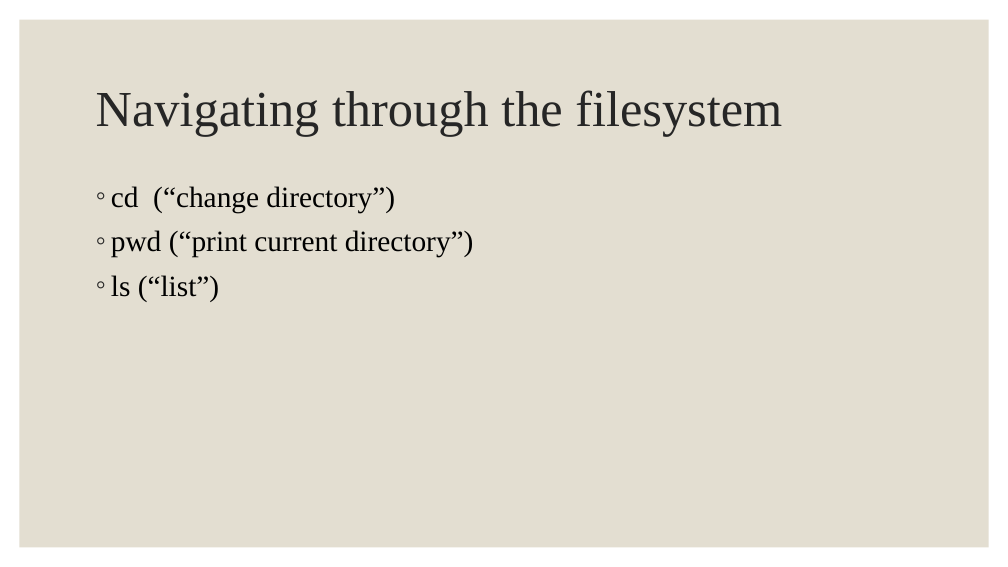
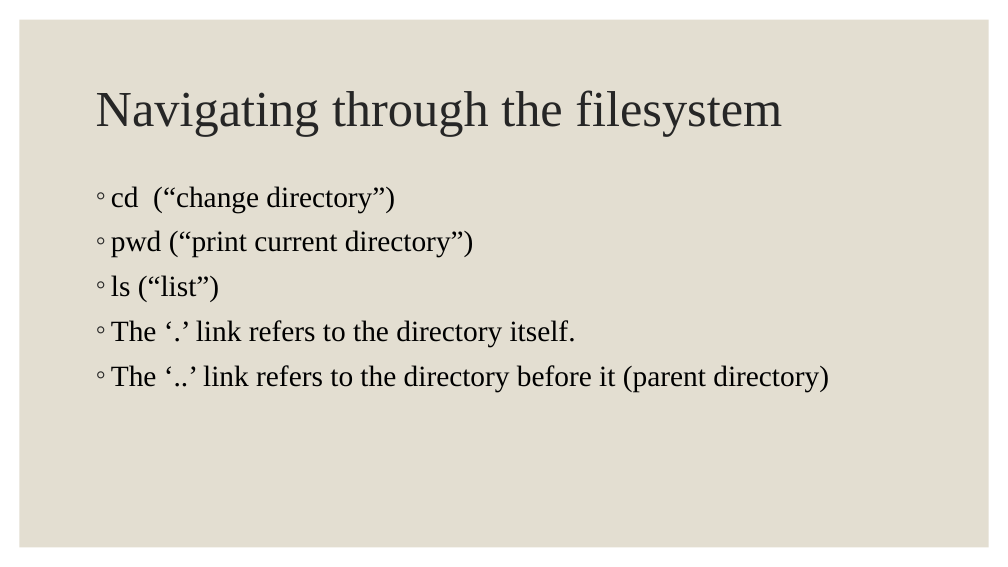
Before and after one commit to IEEE-MSB-CS/linux-workshop, a slide deck: slide 16 of Session-1/Session-1.pptx. Drawn at 1008x567 pixels with LibreOffice and Linux fonts; fonts in the diff are those of the drawing. Boxes give left, top, right and bottom in pixels: in the first picture for what was removed or moved away, otherwise in the second. Text is boxed around its words. In the diff, an @@ line names an element or a change of style, - is before the commit and + after.

```diff
--- a/Session-1/Session-1.pptx
+++ b/Session-1/Session-1.pptx
@@ text at (x1=111, y1=320, x2=829, y2=392): paragraphs added @@
+◦ The ‘.’ link refers to the directory itself.
+◦ The ‘..’ link refers to the directory before it (parent directory)
```
Also in this commit, not shown: 1 other file.
